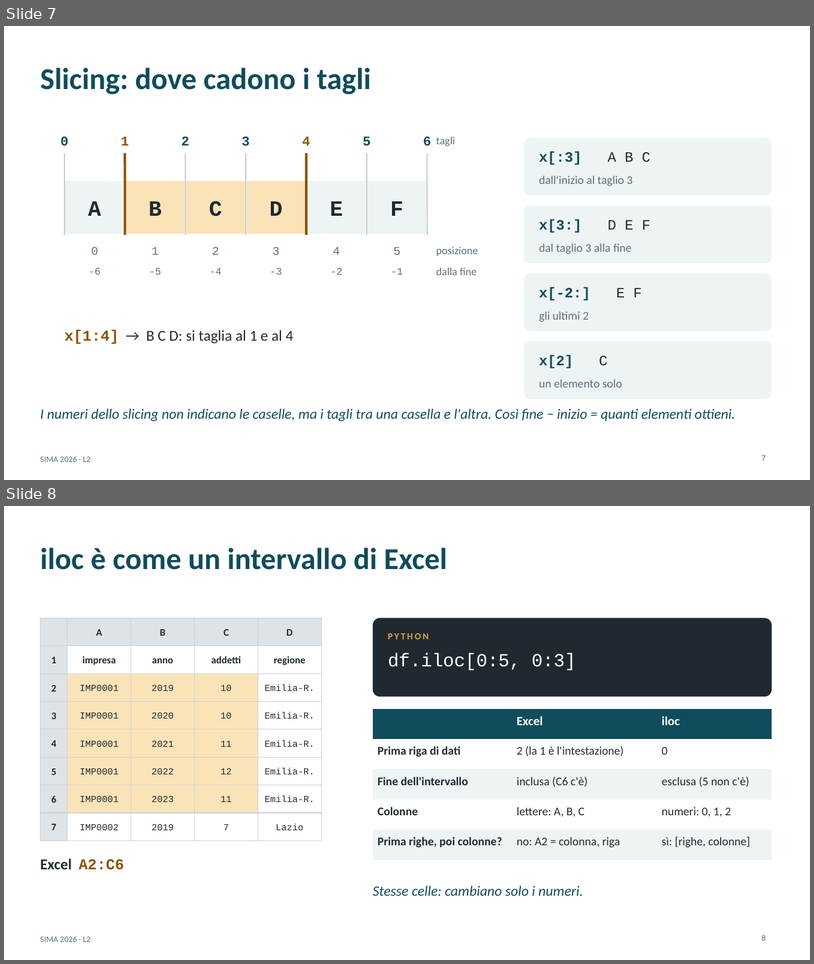
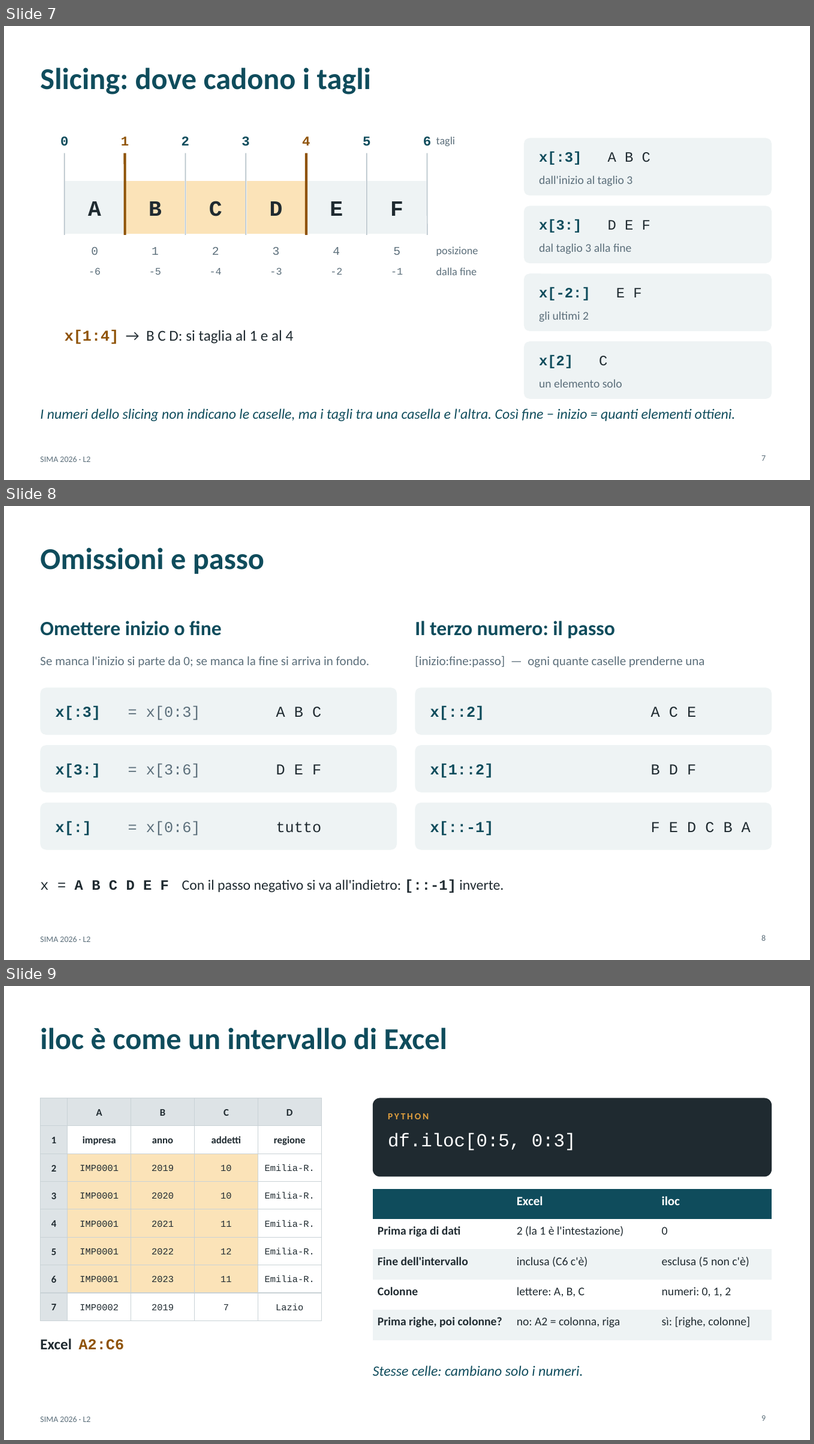
Before and after one commit to andrealorenzon/SIMA2026, a slide deck: L02_conosci_il_dataset/slide_complete.pptx. Shown one above the other, each under a label of ours: slides 7 and 8 before the commit, slides 7, 8 and 9 after it. The pictures are 814x964 and 814x1444 pixels, drawn with LibreOffice and Linux fonts; fonts in the diff are those of the drawing. Boxes give left, top, right and bottom in pixels: in the first picture for what was removed or moved away, otherwise in the second. Text is boxed around its words. In the diff, an @@ line names an element or a change of style, - is before the commit and + after.

```diff
--- a/L02_conosci_il_dataset/slide_complete.pptx
+++ b/L02_conosci_il_dataset/slide_complete.pptx
@@ slide 8 added at <box>4,506,810,960</box>, background #FFFFFF; not listed: 1 template element that a slide beside it also shows @@
@@ title added at <box>40,547,264,574</box>, 36 pt, text #0F4C5C, bold @@
+Omissioni e passo
@@ text added at <box>40,621,222,636</box>, 24 pt, text #0F4C5C, bold @@
+Omettere inizio o fine
@@ text added at <box>415,621,615,639</box>, 24 pt, text #0F4C5C, bold @@
+Il terzo numero: il passo
@@ text added at <box>40,656,369,667</box>, 15 pt, text #5C6F7B @@
+Se manca l'inizio si parte da 0; se manca la fine si arriva in fondo.
@@ text added at <box>415,656,705,667</box>, 15 pt, text #5C6F7B @@
+[inizio:fine:passo] — ogni quante caselle prenderne una
@@ rounded rectangle added at <box>40,687,397,735</box>, fill #EEF3F4 @@
@@ rounded rectangle added at <box>416,687,772,735</box>, fill #EEF3F4 @@
@@ text added at <box>56,706,201,720</box>, 18 pt, text #5C6F7B @@
+x[:3] = x[0:3]
@@ text added at <box>276,706,321,717</box>, 18 pt, text #1F2A30 @@
+A B C
@@ text added at <box>431,706,485,720</box>, 18 pt, text #0F4C5C, bold @@
+x[::2]
@@ text added at <box>651,706,696,717</box>, 18 pt, text #1F2A30 @@
+A C E
@@ rounded rectangle added at <box>40,745,397,792</box>, fill #EEF3F4 @@
@@ rounded rectangle added at <box>416,745,772,792</box>, fill #EEF3F4 @@
@@ text added at <box>56,763,201,778</box>, 18 pt, text #5C6F7B @@
+x[3:] = x[3:6]
@@ text added at <box>276,764,321,774</box>, 18 pt, text #1F2A30 @@
+D E F
@@ text added at <box>431,763,494,778</box>, 18 pt, text #0F4C5C, bold @@
+x[1::2]
@@ text added at <box>651,764,696,774</box>, 18 pt, text #1F2A30 @@
+B D F
@@ rounded rectangle added at <box>40,802,397,850</box>, fill #EEF3F4 @@
@@ rounded rectangle added at <box>416,802,772,850</box>, fill #EEF3F4 @@
@@ text added at <box>56,820,201,835</box>, 18 pt, text #5C6F7B @@
+x[:] = x[0:6]
@@ text added at <box>276,822,322,832</box>, 18 pt, text #1F2A30 @@
+tutto
@@ text added at <box>431,820,494,835</box>, 18 pt, text #0F4C5C, bold @@
+x[::-1]
@@ text added at <box>651,822,751,832</box>, 18 pt, text #1F2A30 @@
+F E D C B A
@@ text added at <box>40,879,504,892</box>, 17 pt, text #1F2A30 @@
+x = A B C D E F Con il passo negativo si va all'indietro: [::-1] inverte.
@@ page number added at <box>762,934,766,940</box>, 10 pt, text #5C6F7B @@
+8
@@ what was slide 8 is now slide 9 @@
@@ page number at <box>762,1415,766,1420</box>: text changed @@
-8
+9
```
Also in this commit, not shown: 3 other files.
